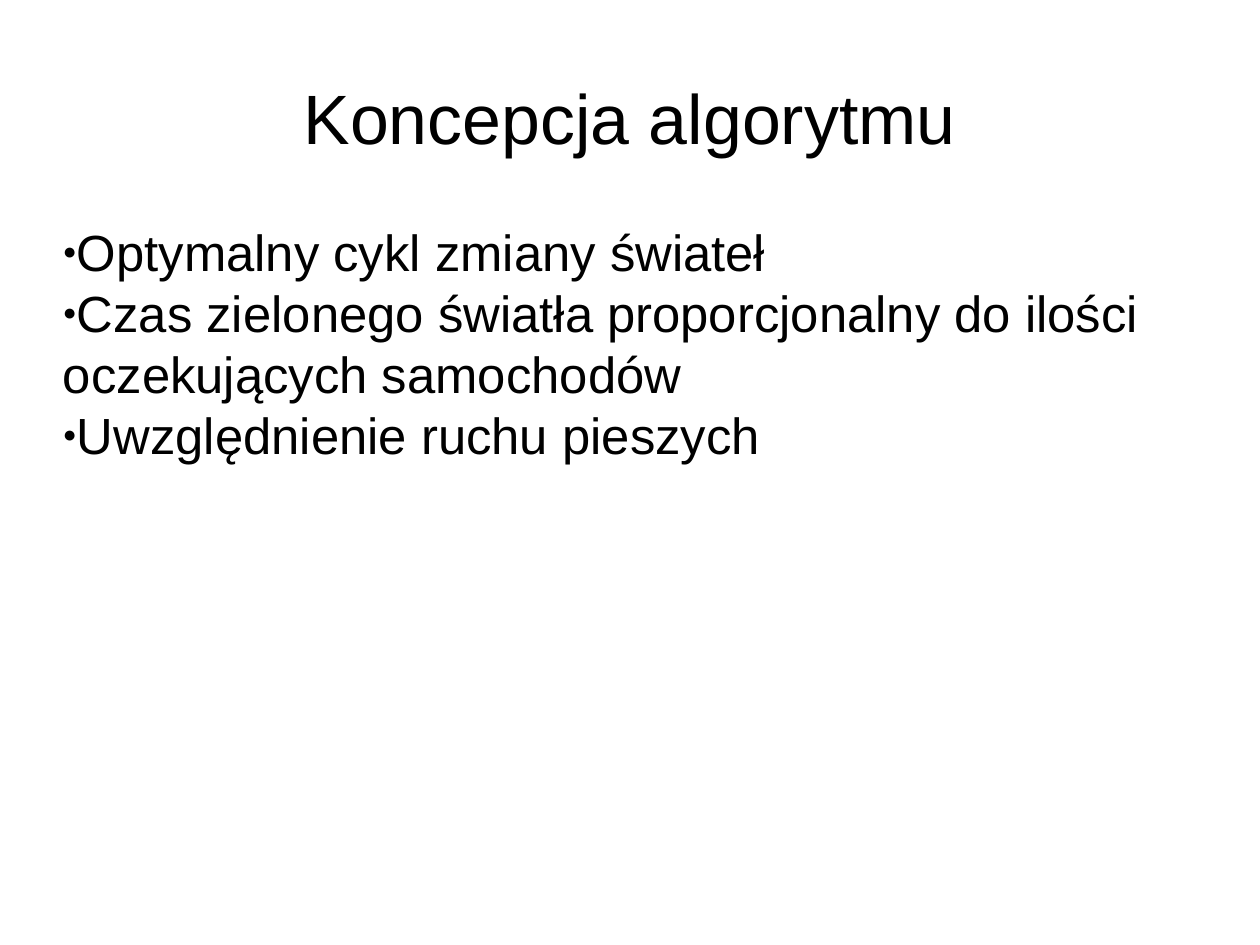
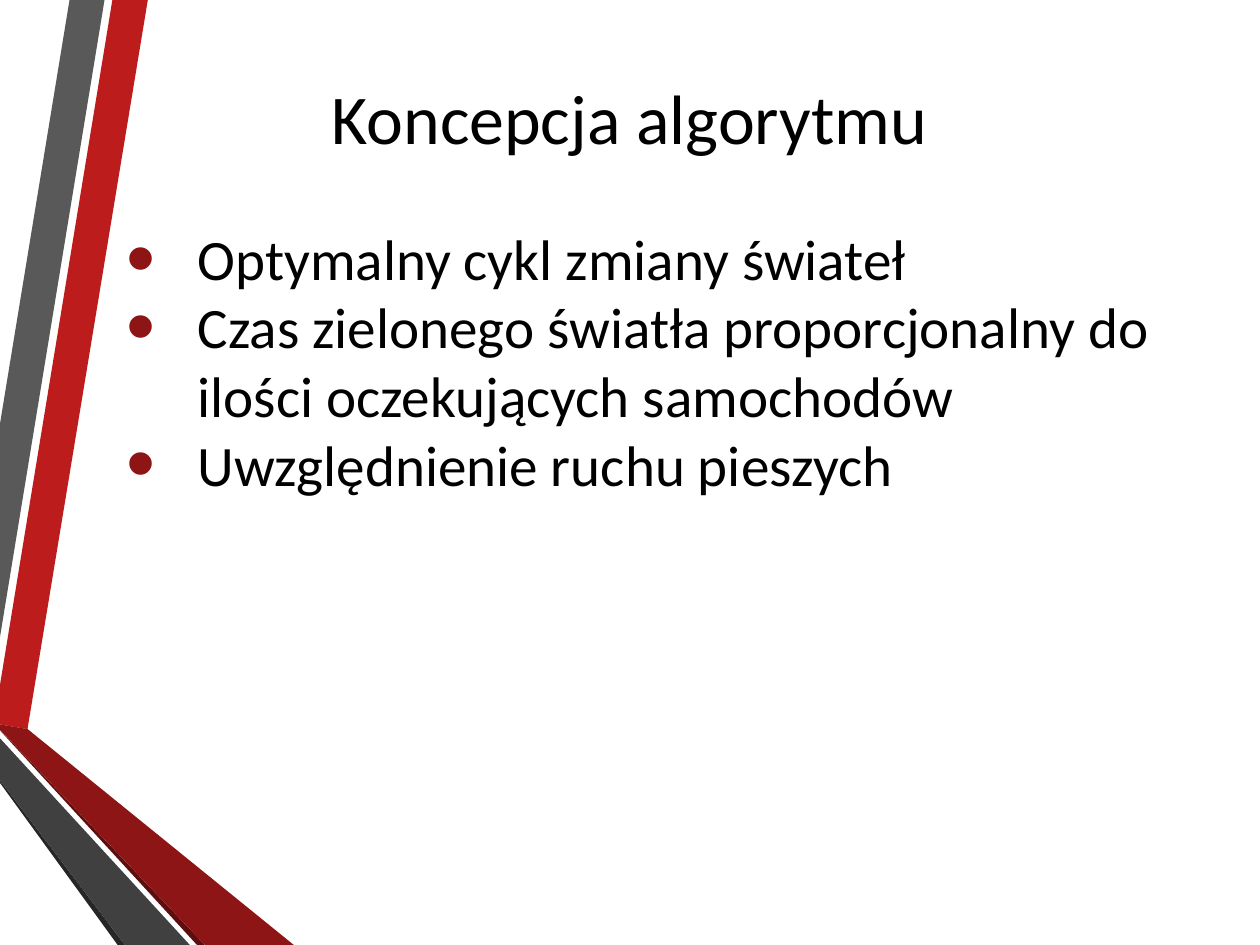
Before and after one commit to AleksanderPasiut/APProject_TrafficLights, a slide deck: slide 5 of prezentacja.pptx. Drawn at 1260x945 pixels with LibreOffice and Linux fonts; fonts in the diff are those of the drawing; background and template pictures are left out. Boxes give left, top, right and bottom in pixels: in the first picture for what was removed or moved away, otherwise in the second. Text is boxed around its words. In the diff, an @@ line names an element or a change of style, - is before the commit and + after.

```diff
--- a/prezentacja.pptx
+++ b/prezentacja.pptx
@@ text "Koncepcja algorytmu" at box(332, 95, 927, 156): font Arial to Calibri, letter outline none to #0D0D0D 0.75 pt @@
@@ text "Optymalny cykl zmiany świateł": place and size @@
-text "Optymalny cykl zmiany świateł" at box(63, 233, 1138, 465)
+text "Optymalny cykl zmiany świateł" at box(198, 240, 1148, 496)
@@ text "Optymalny cykl zmiany świateł" at box(198, 240, 1148, 496): size 32 to 36 pt, font Arial to Calibri; bullet ● to • @@
@@ group added at box(0, 0, 294, 945): 6 freeform shapes @@
```
Also in this commit, not shown: 11 other slides changed, 1 slide added, 1 other file.
